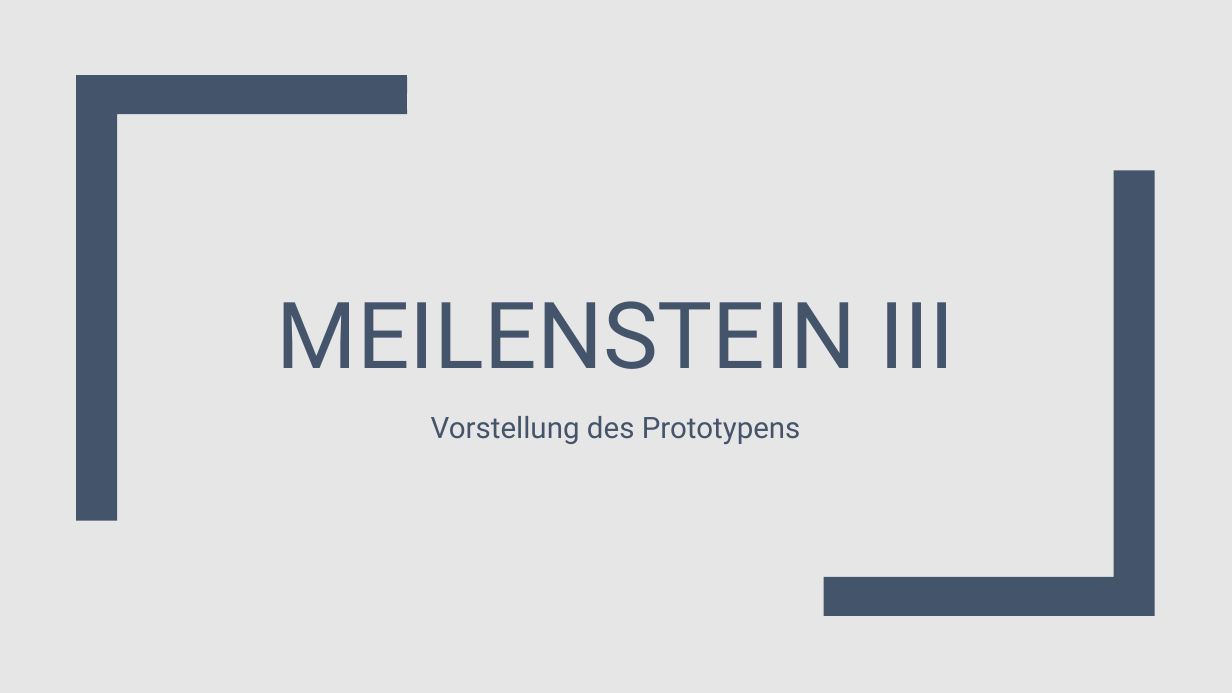
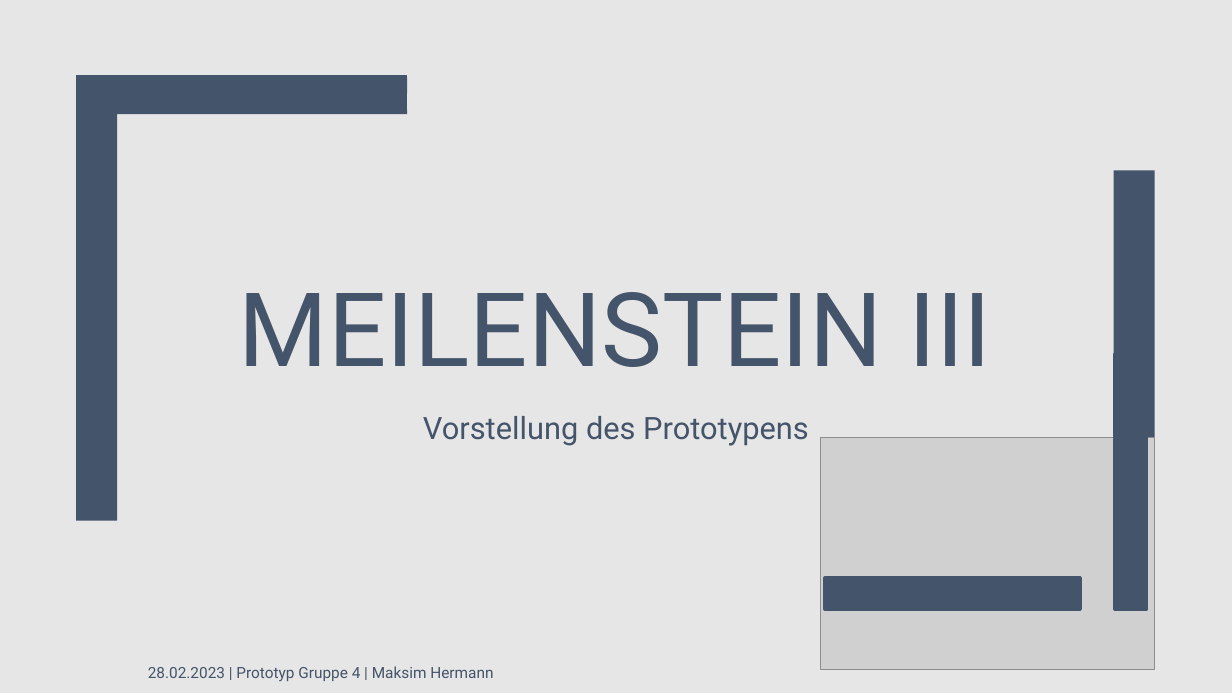
Before and after one commit to xannywise/StaffManagementTool, a slide deck: slide 1 of 02_Milensteine/Meilenstein III/Gruppe3_MeilensteinIII_Prototyp.pptx. Drawn at 1232x693 pixels with LibreOffice and Linux fonts; fonts in the diff are those of the drawing; grey boxes stand for pictures. Boxes give left, top, right and bottom in pixels: in the first picture for what was removed or moved away, otherwise in the second. Text is boxed around its words. In the diff, an @@ line names an element or a change of style, - is before the commit and + after.

Commit message:
Maksim - Meilenstein III update

```diff
--- a/02_Milensteine/Meilenstein III/Gruppe3_MeilensteinIII_Prototyp.pptx
+++ b/02_Milensteine/Meilenstein III/Gruppe3_MeilensteinIII_Prototyp.pptx
@@ title "MEILENSTEIN III" at bbox=[239, 292, 991, 367]: size 72 to 80 pt @@
@@ rectangle added at bbox=[1116, 354, 1147, 609], fill #44546A, outline #44546A 2.75 pt @@
@@ subtitle "Vorstellung des Prototypens" at bbox=[423, 416, 809, 446]: size 23 to 24 pt @@
@@ picture added at bbox=[821, 437, 1155, 670] @@
@@ rectangle added at bbox=[825, 578, 1080, 609], fill #44546A, outline #44546A 2.75 pt @@
@@ text added at bbox=[148, 666, 493, 681], 12 pt, text #44546A @@
+28.02.2023 | Prototyp Gruppe 4 | Maksim Hermann
```
Also in this commit, not shown: 8 other slides changed, 6 slides added, 1 slide removed, 14 other files.
